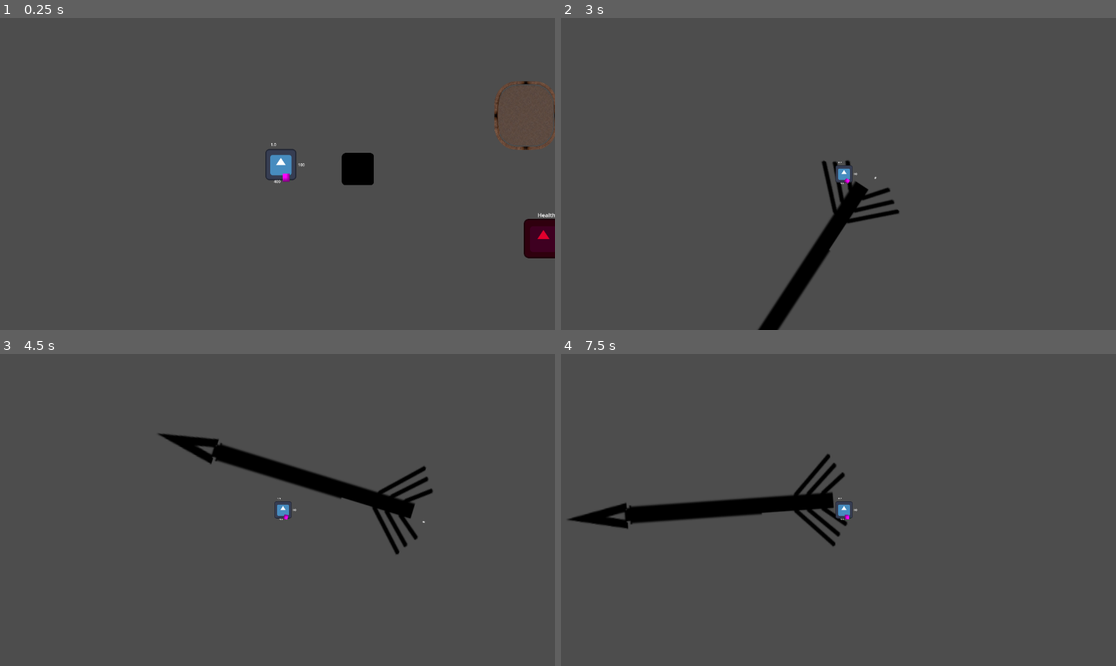
Above: before the commit, frames 1-4 (two rows, left to right).
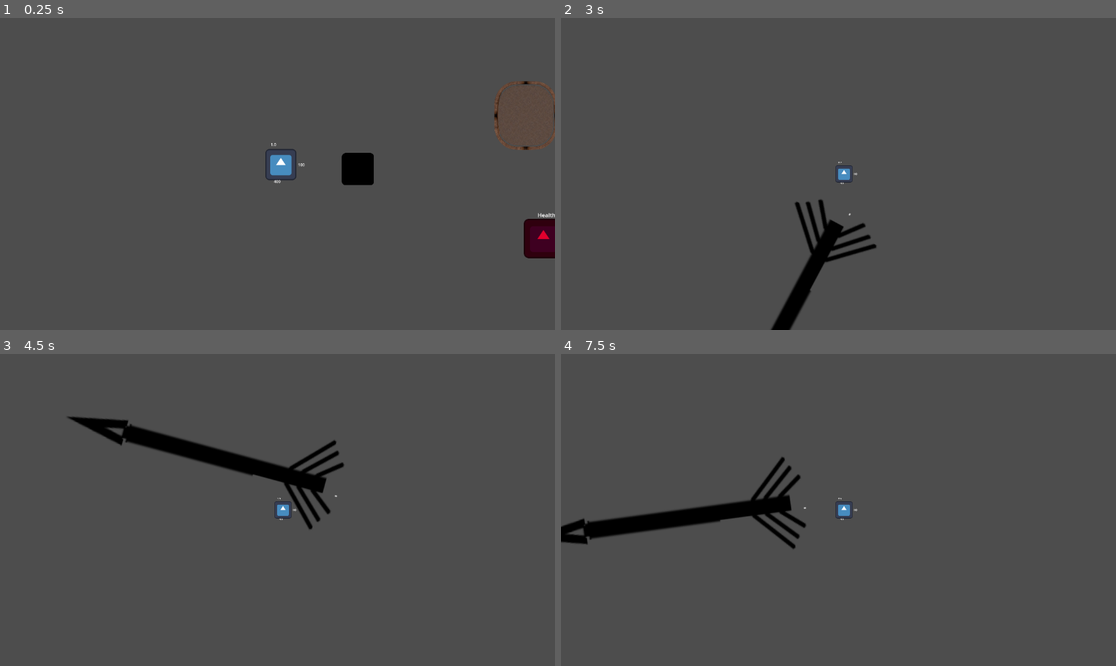
Above: after the commit, the same moments.

Repository: Mudasirh120/GMTK-2025-Submission
Game: Godot game, scene res://Scenes/main.tscn
Two runs of this game, one before a commit and one after it. Both use one fixed random seed, a clock stepped at 60 frames per second and the inputs below. The engine's default icon, where the game draws it, is replaced by a stand-in: a white triangle on a blue panel in a dark square.
Inputs (mouse positions are in pixels of both pictures, inside the frame that each line leads up to):
- Up to frame 1 (0.25 s): no input
- Up to frame 2 (3 s): tap Enter at 0.5, 2.75 s; move the mouse to (1082, 117) at 0.52 s; press the mouse at (1082, 117) at 0.53 s; hold D (move_right) 0.53-1.28 s; move the mouse to (727, 189) at 1.27 s; release the mouse at (727, 189) at 1.28 s; hold S (move_backward) 1.28-2.03 s; tap Space (dash) at 1.35, 2 s; move the mouse to (894, 105) at 2.02 s; hold D (move_right) 2.03-2.78 s; tap K (interact) at 2.1 s; move the mouse to (810, 236) at 2.77 s; hold W (move_forward) from 2.78 s (still down); tap Shift (run) at 2.85 s; click (810, 236) at 2.92 s
- Up to frame 3 (4.5 s): tap Space (dash) at 3.5 s; move the mouse to (444, 556) at 3.52 s; release W (move_forward) at 3.53 s; hold Ctrl (sneak) 3.53-4.28 s; hold A (move_left) from 3.53 s (still down); tap Enter at 4.25 s; move the mouse to (111, 463) at 4.27 s; click (111, 463) at 4.35 s
- Up to frame 4 (7.5 s): move the mouse to (866, 510) at 5.02 s; release A (move_left) at 5.03 s; hold S (move_backward) 5.03-5.78 s; tap Space (dash) at 5.1, 5.75 s; click (866, 510) at 5.17 s; move the mouse to (755, 432) at 5.77 s; hold D (move_right) 5.78-6.53 s; tap K (interact) at 5.85 s; move the mouse to (960, 494) at 6.52 s; hold W (move_forward) 6.53-7.28 s; hold Shift (run) 6.53-7.28 s; move the mouse to (727, 525) at 7.27 s; hold D (move_right) from 7.28 s (still down); tap Ctrl (sneak) at 7.35 s; click (727, 525) at 7.42 s

The runs differ from the first frame. In frame 1, less than 0.1% of the frame differs, in the area x 50-53%, y 49-53%; in frame 2, 2.4%; in frame 3, 3.9%, in the area x 12-78%, y 20-65%; in frame 4, 3.6%.

Commit message:
arrow complete

Diff:
--- a/Scenes/enemy.tscn
+++ b/Scenes/enemy.tscn
@@ -12,7 +12,7 @@
 [sub_resource type="CircleShape2D" id="CircleShape2D_287tu"]
 radius = 105.262
 
-[node name="Enemy" type="CharacterBody2D"]
+[node name="Enemy" type="CharacterBody2D" groups=["enemy"]]
 motion_mode = 1
 script = ExtResource("1_1f0kj")
 
--- a/Scenes/player.tscn
+++ b/Scenes/player.tscn
@@ -19,19 +19,19 @@
 z_index = 1
 script = ExtResource("1_cvnsp")
 
-[node name="Sprite2D" type="Sprite2D" parent="."]
+[node name="Sprite2D" type="Sprite2D" parent="." groups=["Player"]]
 position = Vector2(-2, -1)
 texture = ExtResource("1_v0iea")
 metadata/_edit_lock_ = true
 
-[node name="CollisionShape2D" type="CollisionShape2D" parent="."]
+[node name="CollisionShape2D" type="CollisionShape2D" parent="." groups=["Player"]]
 position = Vector2(-1, 0)
 shape = SubResource("CircleShape2D_cvnsp")
 
 [node name="Hitbox" type="Area2D" parent="."]
 visible = false
 
-[node name="CollisionShape2D" type="CollisionShape2D" parent="Hitbox"]
+[node name="CollisionShape2D" type="CollisionShape2D" parent="Hitbox" groups=["Player"]]
 shape = SubResource("CircleShape2D_6t5aa")
 
 [node name="Attack" type="Area2D" parent="."]
@@ -79,9 +79,9 @@
 position = Vector2(-1, 0)
 script = ExtResource("3_6t5aa")
 
-[node name="crossbow" type="Sprite2D" parent="."]
-position = Vector2(20, 52)
-scale = Vector2(29.75, 33.75)
+[node name="crossbow" type="Sprite2D" parent="." groups=["Player"]]
+position = Vector2(-0.937501, -1.9375)
+scale = Vector2(-0.124999, 1.87499)
 texture = SubResource("PlaceholderTexture2D_6t5aa")
 
 [connection signal="area_entered" from="Attack" to="." method="_on_attack_area_entered"]
--- a/Throwables/arrow.gd
+++ b/Throwables/arrow.gd
@@ -1,29 +1,41 @@
 extends CharacterBody2D
 @onready var Enemy
 var targetlocation:Vector2
-const SPEED =1
+const SPEED =500
 var isCollided:bool=false
 var checkforCollision=false
 @onready var sprite:Sprite2D=$Sprite2D
-func _ready() :
-	pass
+var dir:Vector2
+func assigndir():
+	dir=targetlocation.normalized()
+func ready():
+	call_deferred(assigndir())
 func _physics_process(delta: float) -> void:
+	dir=targetlocation.normalized()
 	if global_position == targetlocation:
 		print('Pohanch gya')
 	if !isCollided:
-		velocity=targetlocation*SPEED
+		velocity=SPEED*dir
 	else:
 		velocity=Vector2()
 	move_and_slide()
 func _on_hit_body_entered(body: Node2D) -> void:
-	if checkforCollision:
+	#if checkforCollision:
+
+
+	if body.is_in_group("Player"):
+		isCollided=false
+		print("wrong collide")
+	elif body.is_in_group('enemy'):
+		body.gotHit()
+		print(Enemy)
 		isCollided=true
-		print(Enemy)
-		if body.is_in_group('enemy'):
-			body.gotHit()
-			print("Banda mara")
-		else:
-			print("dewaar")
+		print("Banda mara")
+		print("iscollided elif")
+	else:
+		isCollided=true
+		print("iscollided else")
+		print("dewaar")
 func _on_hit_body_exited(body: Node2D) -> void:
 	if body.is_in_group("Player"):
 		checkforCollision=true
--- a/Throwables/arrow.tscn
+++ b/Throwables/arrow.tscn
@@ -1,13 +1,10 @@
-[gd_scene load_steps=5 format=3 uid="uid://ct423fba3jut1"]
+[gd_scene load_steps=4 format=3 uid="uid://ct423fba3jut1"]
 
 [ext_resource type="Script" uid="uid://ctvnh2lbfrlo4" path="res://Throwables/arrow.gd" id="1_0m5rs"]
 [ext_resource type="Texture2D" uid="uid://fnw3btluqusy" path="res://Assets/Arrow.png" id="1_1qfjt"]
 
 [sub_resource type="CircleShape2D" id="CircleShape2D_eq5nv"]
 radius = 25.0
-
-[sub_resource type="CircleShape2D" id="CircleShape2D_42tmv"]
-radius = 13.6015
 
 [node name="Arrow" type="CharacterBody2D"]
 script = ExtResource("1_0m5rs")
@@ -22,12 +19,8 @@
 position = Vector2(0, 3)
 
 [node name="CollisionShape2D" type="CollisionShape2D" parent="Hit"]
-position = Vector2(77, 1)
+position = Vector2(46, 2)
 shape = SubResource("CircleShape2D_eq5nv")
-
-[node name="CollisionShape2D" type="CollisionShape2D" parent="."]
-position = Vector2(50, 3)
-shape = SubResource("CircleShape2D_42tmv")
 
 [connection signal="body_entered" from="Hit" to="." method="_on_hit_body_entered"]
 [connection signal="body_exited" from="Hit" to="." method="_on_hit_body_exited"]
